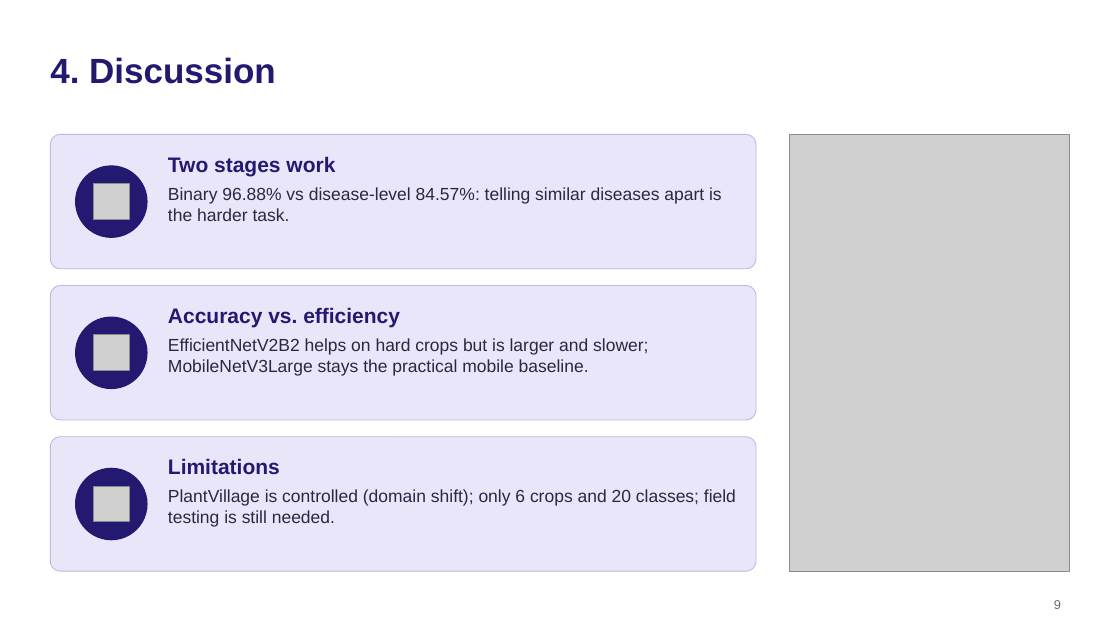
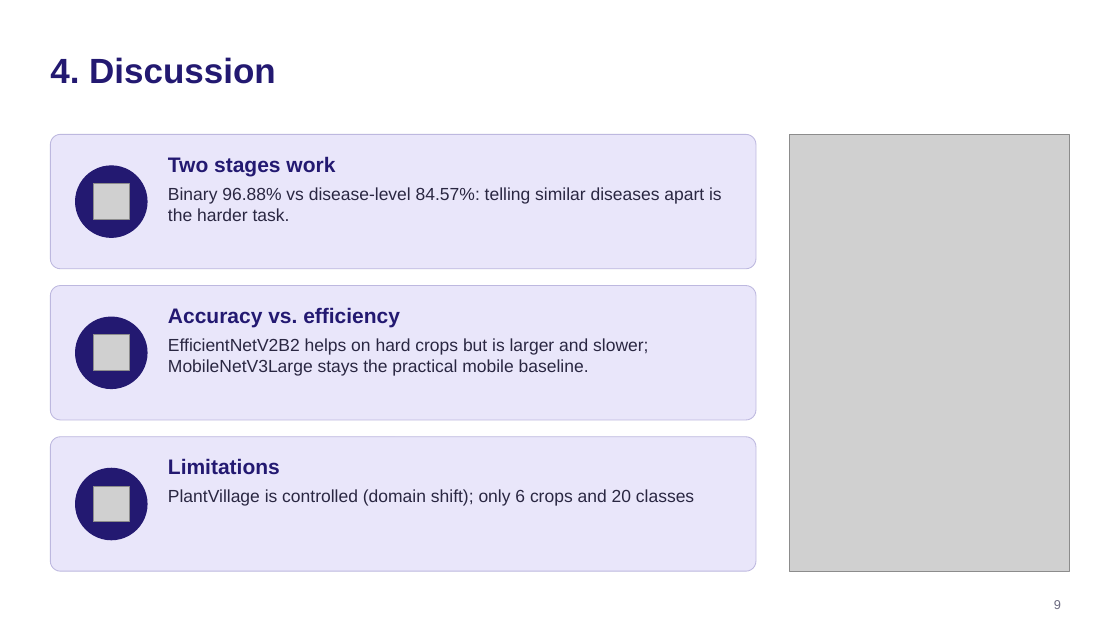
Before and after one commit to Silent-Rider/Master, a slide deck: slide 9 of Foreign Language/Plant_Disease_Detection_Talk.pptx. Drawn at 1120x630 pixels with LibreOffice and Linux fonts; fonts in the diff are those of the drawing; grey boxes stand for pictures. Boxes give left, top, right and bottom in pixels: in the first picture for what was removed or moved away, otherwise in the second. Text is boxed around its words. In the diff, an @@ line names an element or a change of style, - is before the commit and + after.

```diff
--- a/Foreign Language/Plant_Disease_Detection_Talk.pptx
+++ b/Foreign Language/Plant_Disease_Detection_Talk.pptx
@@ text at (168, 489, 694, 506): text changed @@
-PlantVillage is controlled (domain shift); only 6 crops and 20 classes; field testing is still needed.
+PlantVillage is controlled (domain shift); only 6 crops and 20 classes
```
Also in this commit, not shown: 4 other slides changed, 2 other files.
